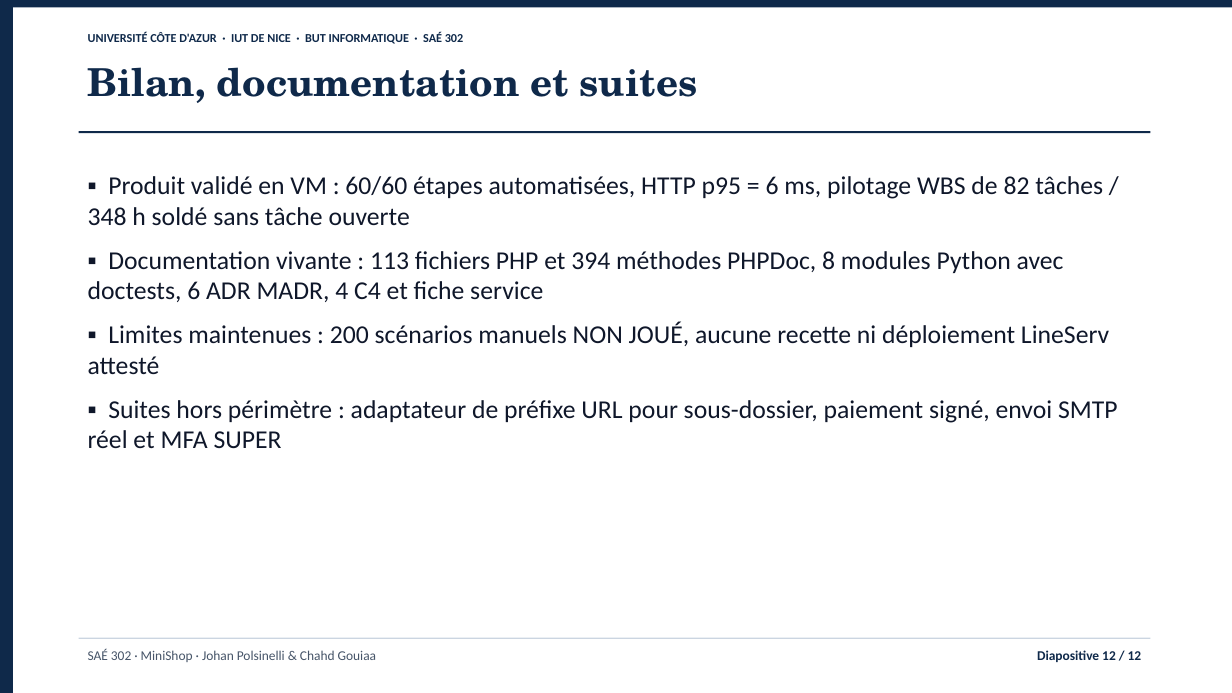
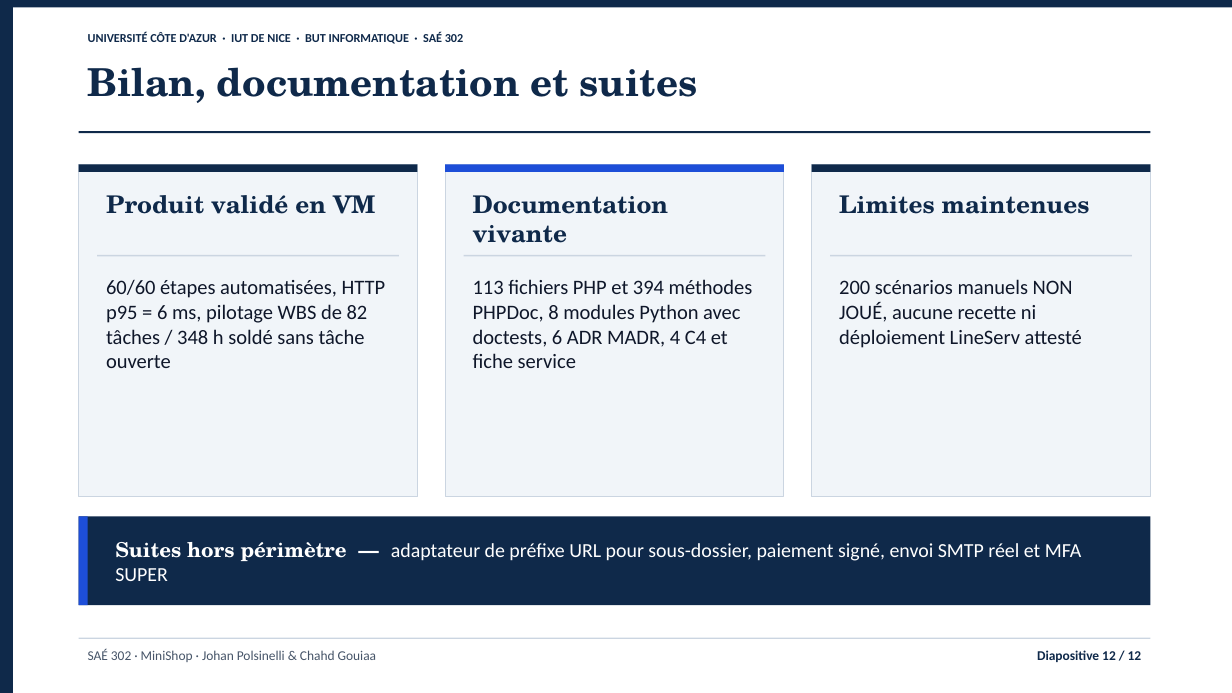
Before and after one commit to jojo8356/SAE-302, a slide deck: slide 12 of livrables/minishop-soutenance.pptx. Drawn at 1232x693 pixels with LibreOffice and Linux fonts; fonts in the diff are those of the drawing. Boxes give left, top, right and bottom in pixels: in the first picture for what was removed or moved away, otherwise in the second. Text is boxed around its words. In the diff, an @@ line names an element or a change of style, - is before the commit and + after.

```diff
--- a/livrables/minishop-soutenance.pptx
+++ b/livrables/minishop-soutenance.pptx
@@ rectangle added at bbox=[79, 165, 418, 496], fill #F1F5F9, outline #CBD5E1 0.75 pt @@
@@ rectangle added at bbox=[79, 165, 418, 172], fill #0F294A @@
@@ text removed at bbox=[88, 176, 1118, 448] @@
-▪ Produit validé en VM : 60/60 étapes automatisées, HTTP p95 = 6 ms, pilotage WBS de 82 tâches / 348 h soldé sans tâche ouverte
-▪ Documentation vivante : 113 fichiers PHP et 394 méthodes PHPDoc, 8 modules Python avec doctests, 6 ADR MADR, 4 C4 et fiche service
-▪ Limites maintenues : 200 scénarios manuels NON JOUÉ, aucune recette ni déploiement LineServ attesté
-▪ Suites hors périmètre : adaptateur de préfixe URL pour sous-dossier, paiement signé, envoi SMTP réel et MFA SUPER
@@ rectangle added at bbox=[445, 165, 785, 496], fill #F1F5F9, outline #CBD5E1 0.75 pt @@
@@ rectangle added at bbox=[445, 165, 785, 172], fill #1D4ED8 @@
@@ rectangle added at bbox=[811, 165, 1151, 496], fill #F1F5F9, outline #CBD5E1 0.75 pt @@
@@ rectangle added at bbox=[811, 165, 1151, 172], fill #0F294A @@
@@ text added at bbox=[106, 195, 375, 214], 19 pt, text #0F294A, bold @@
+Produit validé en VM
@@ text added at bbox=[473, 195, 668, 243], 19 pt, text #0F294A, bold @@
+Documentation vivante
@@ text added at bbox=[839, 195, 1090, 214], 19 pt, text #0F294A, bold @@
+Limites maintenues
@@ rectangle added at bbox=[97, 255, 399, 256], fill #CBD5E1 @@
@@ rectangle added at bbox=[464, 255, 766, 256], fill #CBD5E1 @@
@@ rectangle added at bbox=[830, 255, 1132, 256], fill #CBD5E1 @@
@@ text added at bbox=[106, 280, 386, 368], 16 pt, text #0F172A @@
+60/60 étapes automatisées, HTTP p95 = 6 ms, pilotage WBS de 82 tâches / 348 h soldé sans tâche ouverte
@@ text added at bbox=[473, 279, 753, 368], 16 pt, text #0F172A @@
+113 fichiers PHP et 394 méthodes PHPDoc, 8 modules Python avec doctests, 6 ADR MADR, 4 C4 et fiche service
@@ text added at bbox=[839, 279, 1082, 348], 16 pt, text #0F172A @@
+200 scénarios manuels NON JOUÉ, aucune recette ni déploiement LineServ attesté
@@ rectangle added at bbox=[79, 517, 1151, 605], fill #0F294A @@
@@ rectangle added at bbox=[79, 517, 88, 605], fill #1D4ED8 @@
@@ text added at bbox=[115, 542, 1081, 581], 15.5 pt, text #FFFFFF @@
+Suites hors périmètre — adaptateur de préfixe URL pour sous-dossier, paiement signé, envoi SMTP réel et MFA SUPER
```
Also in this commit, not shown: 7 other slides changed, 7 other files.
